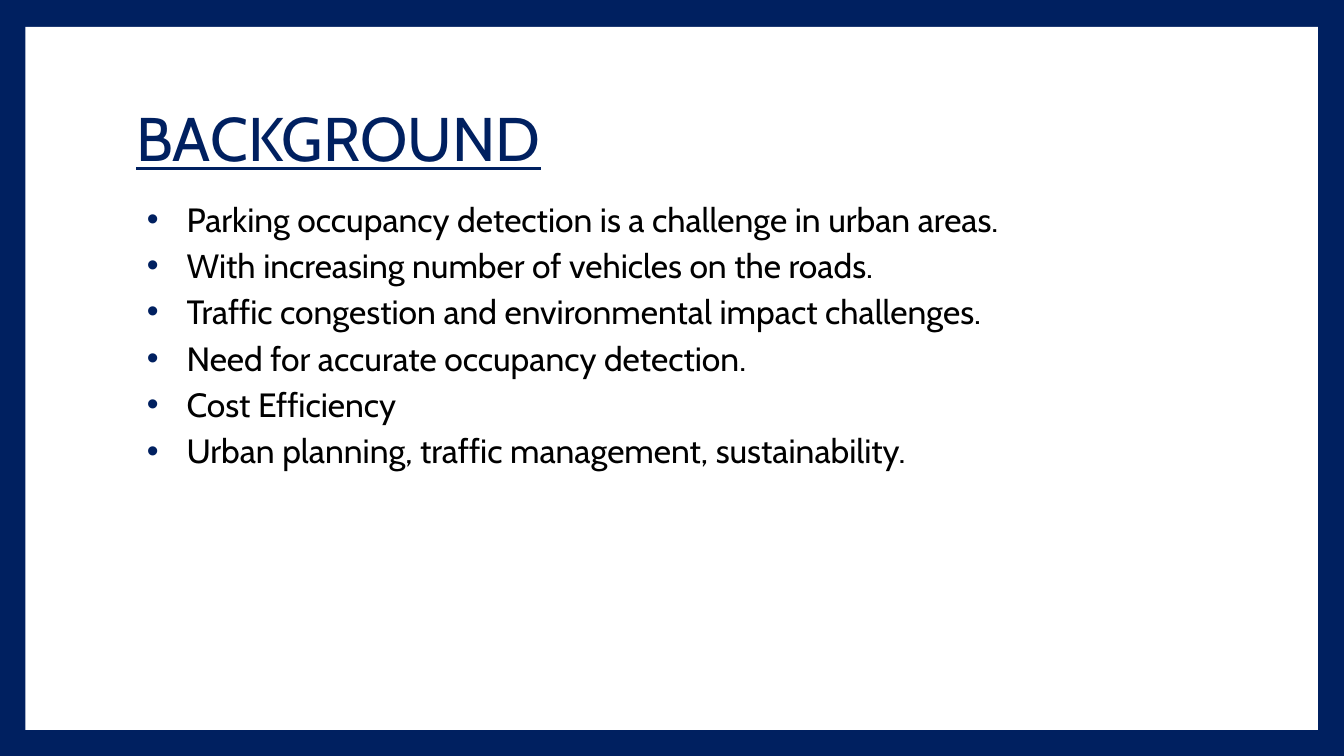
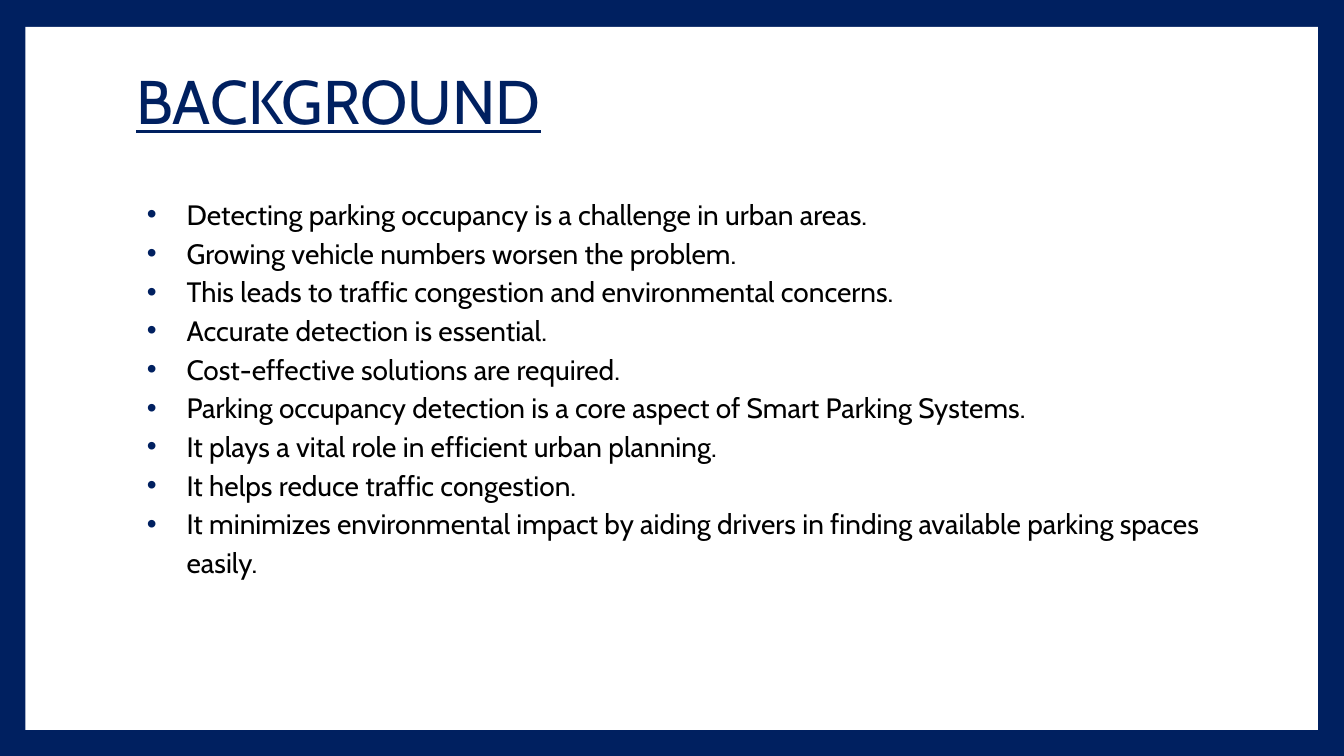
Before and after one commit to hassanarif1231/mphildata, a slide deck: slide 3 of Defence_Thesis.pptx. Drawn at 1344x756 pixels with LibreOffice and Linux fonts; fonts in the diff are those of the drawing. Boxes give left, top, right and bottom in pixels: in the first picture for what was removed or moved away, otherwise in the second. Text is boxed around its words. In the diff, an @@ line names an element or a change of style, - is before the commit and + after.

```diff
--- a/Defence_Thesis.pptx
+++ b/Defence_Thesis.pptx
@@ title "BACKGROUND": place and size @@
-title "BACKGROUND" at [136, 117, 540, 170]
+title "BACKGROUND" at [136, 80, 540, 133]
@@ text at [187, 204, 1199, 579]: text changed; size 24 to 20 pt @@
-• Parking occupancy detection is a challenge in urban areas.
-• With increasing number of vehicles on the roads.
-• Traffic congestion and environmental impact challenges.
-• Need for accurate occupancy detection.
-• Cost Efficiency
-• Urban planning, traffic management, sustainability.
+• Detecting parking occupancy is a challenge in urban areas.
+• Growing vehicle numbers worsen the problem.
+• This leads to traffic congestion and environmental concerns.
+• Accurate detection is essential.
+• Cost-effective solutions are required.
+• Parking occupancy detection is a core aspect of Smart Parking Systems.
+• It plays a vital role in efficient urban planning.
+• It helps reduce traffic congestion.
+• It minimizes environmental impact by aiding drivers in finding available parking spaces easily.
```
Also in this commit, not shown: 7 other slides changed, 9 slides added, 6 slides removed.
